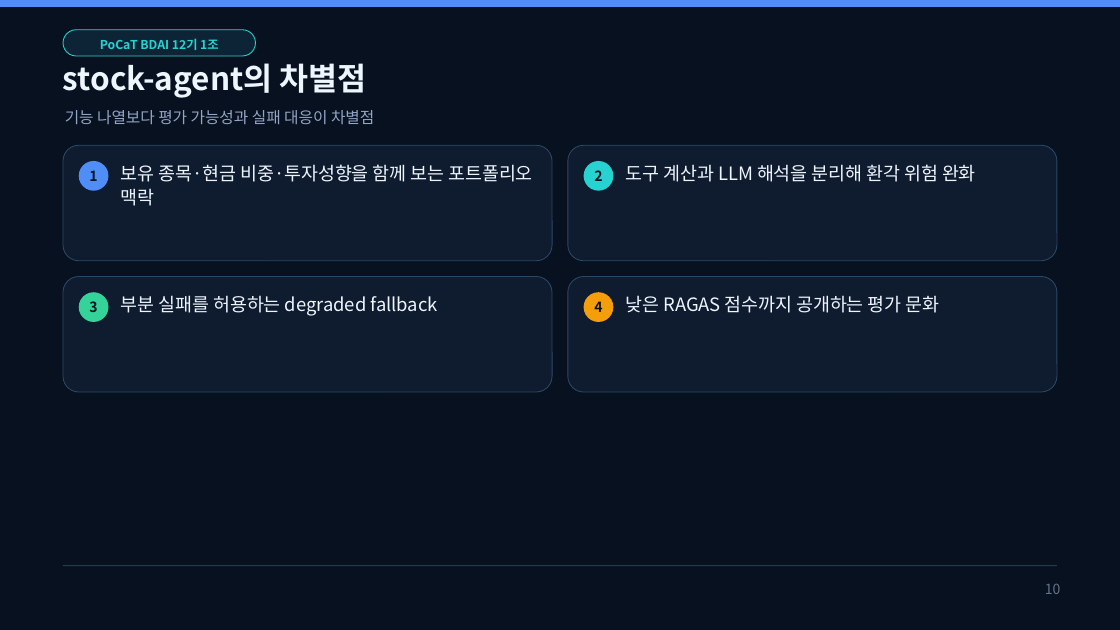
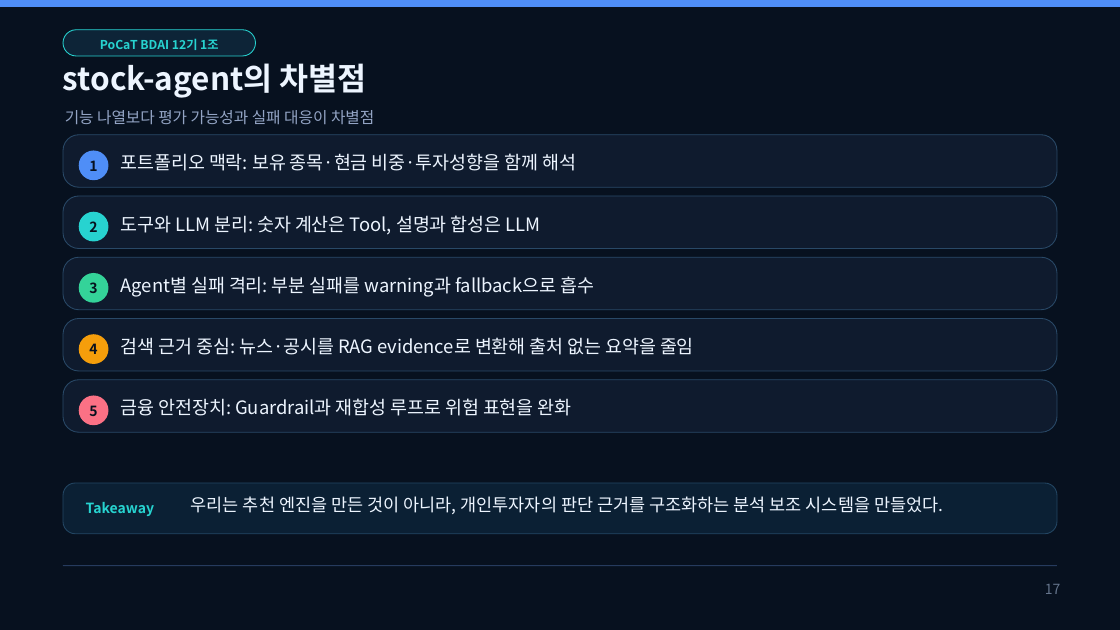
Before and after one commit to mygithub05253/stock-agent, a slide deck: slide 17 of docs/presentation/final_presentation.pptx (slide 10 before the commit). Drawn at 1120x630 pixels with LibreOffice and Linux fonts; fonts in the diff are those of the drawing. Boxes give left, top, right and bottom in pixels: in the first picture for what was removed or moved away, otherwise in the second. Text is boxed around its words. In the diff, an @@ line names an element or a change of style, - is before the commit and + after.

```diff
--- a/docs/presentation/final_presentation.pptx
+++ b/docs/presentation/final_presentation.pptx
@@ rounded rectangle resized from (x1=63, y1=145, x2=552, y2=261) to (x1=63, y1=134, x2=1057, y2=187) @@
@@ text "1" moved from (x1=89, y1=170, x2=97, y2=181) to (x1=89, y1=160, x2=97, y2=171) @@
@@ rounded rectangle moved from (x1=79, y1=161, x2=108, y2=191) to (x1=79, y1=150, x2=108, y2=180) @@
@@ text at (x1=121, y1=153, x2=576, y2=171): text changed @@
-보유 종목·현금 비중·투자성향을 함께 보는 포트폴리오 맥락
+포트폴리오 맥락: 보유 종목·현금 비중·투자성향을 함께 해석
@@ rounded rectangle resized from (x1=568, y1=145, x2=1057, y2=261) to (x1=63, y1=196, x2=1057, y2=248) @@
@@ text "2" moved from (x1=594, y1=170, x2=602, y2=181) to (x1=89, y1=221, x2=97, y2=232) @@
@@ rounded rectangle moved from (x1=584, y1=161, x2=613, y2=191) to (x1=79, y1=212, x2=108, y2=241) @@
@@ text at (x1=121, y1=215, x2=541, y2=235): text changed @@
-도구 계산과 LLM 해석을 분리해 환각 위험 완화
+도구와 LLM 분리: 숫자 계산은 Tool, 설명과 합성은 LLM
@@ proportions changed in 4 elements at (x1=63, y1=196, x2=1057, y2=248), (x1=63, y1=318, x2=1057, y2=371), (x1=63, y1=134, x2=1057, y2=187), (x1=63, y1=257, x2=1057, y2=309) @@
@@ rounded rectangle resized from (x1=63, y1=276, x2=552, y2=392) to (x1=63, y1=257, x2=1057, y2=309) @@
@@ text "3" moved from (x1=89, y1=301, x2=97, y2=312) to (x1=89, y1=282, x2=97, y2=293) @@
@@ rounded rectangle moved from (x1=79, y1=292, x2=108, y2=322) to (x1=79, y1=273, x2=108, y2=302) @@
@@ text at (x1=121, y1=276, x2=594, y2=297): text changed @@
-부분 실패를 허용하는 degraded fallback
+Agent별 실패 격리: 부분 실패를 warning과 fallback으로 흡수
@@ rounded rectangle resized from (x1=568, y1=276, x2=1057, y2=392) to (x1=63, y1=318, x2=1057, y2=371) @@
@@ text "4" moved from (x1=594, y1=301, x2=602, y2=312) to (x1=89, y1=343, x2=97, y2=354) @@
@@ rounded rectangle moved from (x1=584, y1=292, x2=613, y2=322) to (x1=79, y1=334, x2=108, y2=364) @@
@@ text at (x1=121, y1=337, x2=694, y2=355): text changed @@
-낮은 RAGAS 점수까지 공개하는 평가 문화
+검색 근거 중심: 뉴스·공시를 RAG evidence로 변환해 출처 없는 요약을 줄임
@@ rounded rectangle added at (x1=63, y1=380, x2=1057, y2=432), fill #0F1B2E, outline #294967 0.75 pt @@
@@ rounded rectangle added at (x1=79, y1=396, x2=108, y2=425), fill #FB7185 @@
@@ text added at (x1=89, y1=405, x2=97, y2=416), 12 pt, text #07111F, bold @@
+5
@@ text added at (x1=121, y1=398, x2=572, y2=416), 15.8 pt, text #EDF5FF @@
+금융 안전장치: Guardrail과 재합성 루프로 위험 표현을 완화
@@ rounded rectangle added at (x1=63, y1=483, x2=1057, y2=534), fill #0B2034, outline #234663 0.75 pt @@
@@ text added at (x1=86, y1=502, x2=154, y2=516), 12 pt, text #27D3D0, bold @@
+Takeaway
@@ text added at (x1=191, y1=496, x2=943, y2=514), 15 pt, text #EDF5FF @@
+우리는 추천 엔진을 만든 것이 아니라, 개인투자자의 판단 근거를 구조화하는 분석 보조 시스템을 만들었다.
@@ text at (x1=1045, y1=584, x2=1061, y2=594): text changed @@
-10
+17
```
Also in this commit, not shown: 8 other slides changed, 7 slides added, 2 slides removed, 6 other files.
